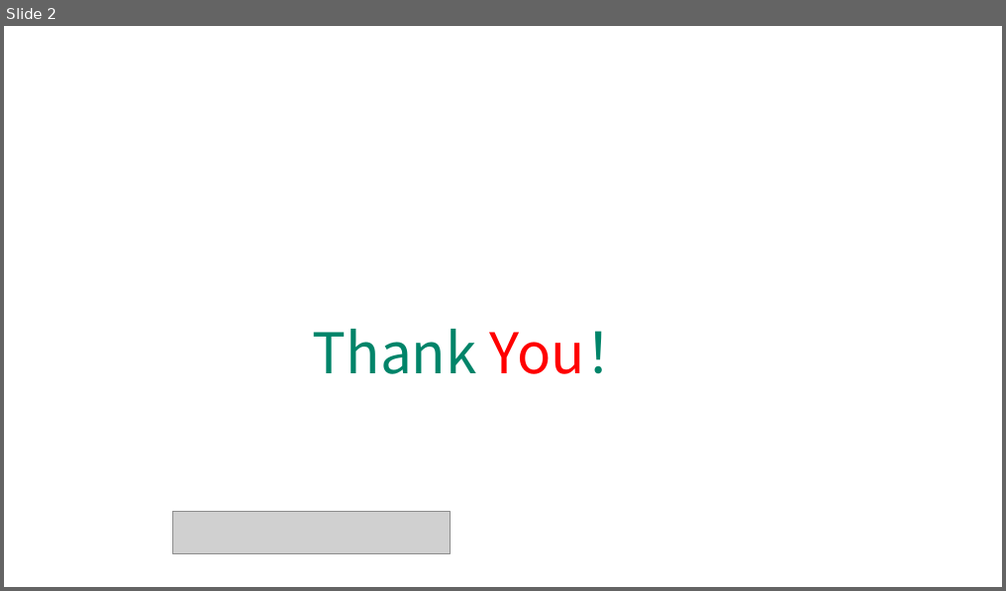
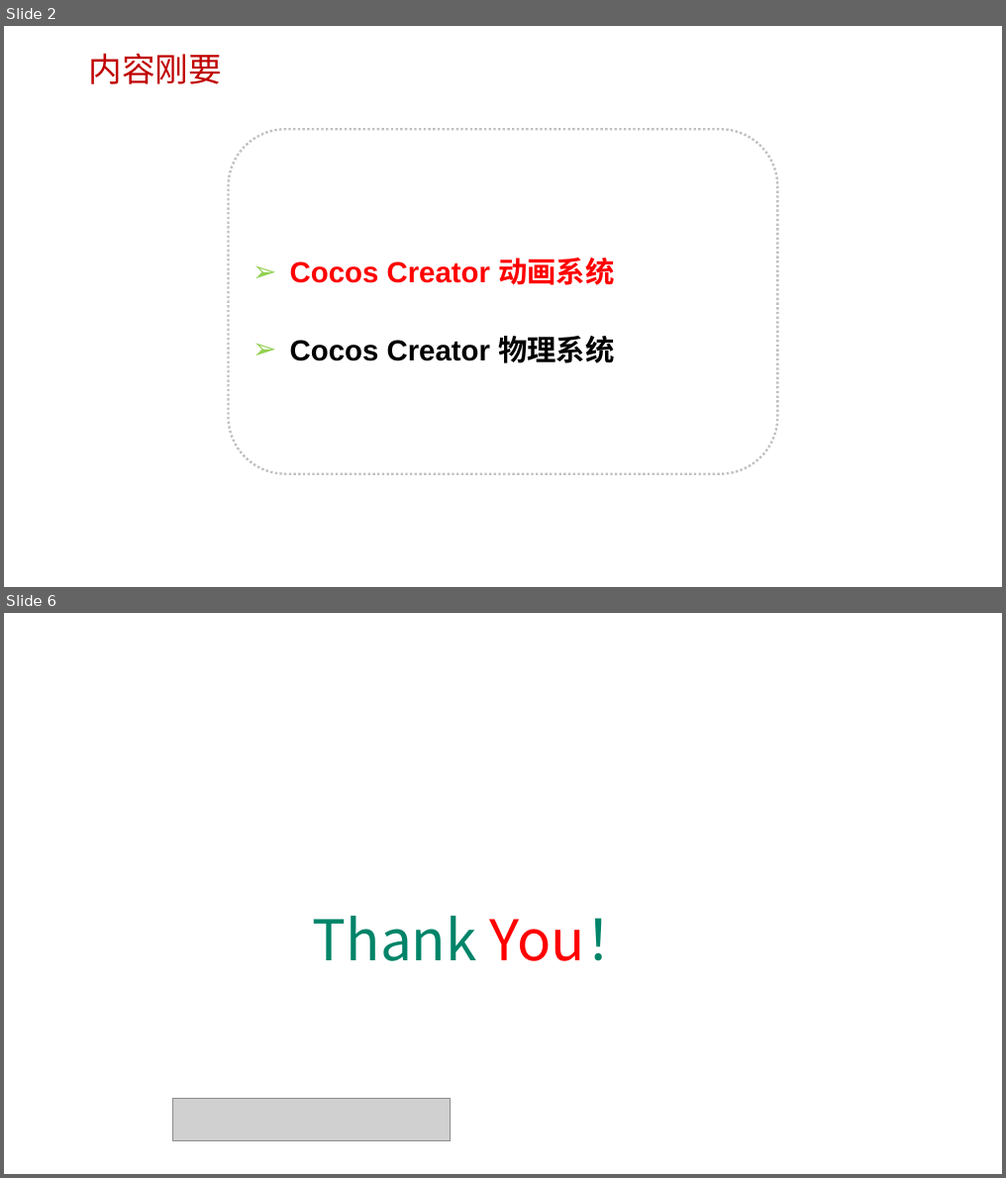
Before and after one commit to edu2act/course-H5-Animation-and-Game-Development, a slide deck: materials/slides/ch20.pptx. Shown one above the other, each under a label of ours: slide 2 before the commit, slides 2 and 6 after it; the slides between them are not shown. The pictures are 1006x591 and 1006x1178 pixels, drawn with LibreOffice and Linux fonts; fonts in the diff are those of the drawing; grey boxes stand for pictures; background and template pictures are left out. Boxes give left, top, right and bottom in pixels: in the first picture for what was removed or moved away, otherwise in the second. Text is boxed around its words. In the diff, an @@ line names an element or a change of style, - is before the commit and + after.

```diff
--- a/materials/slides/ch20.pptx
+++ b/materials/slides/ch20.pptx
@@ slide 2 added at (4,26,1002,587), background picture (left out) @@
@@ text added at (89,53,222,84), 32 pt, text #C00000 @@
+内容刚要
@@ rounded rectangle added at (229,129,778,474), outline #C0C0C0 2.25 pt dashed, 28 pt, text #FF0000, bold @@
+➢ Cocos Creator 动画系统
+➢ Cocos Creator 物理系统
@@ what was slide 2 is now slide 6 @@
```
Also in this commit, not shown: 1 slide changed, 3 other slides added, 7 other files.
